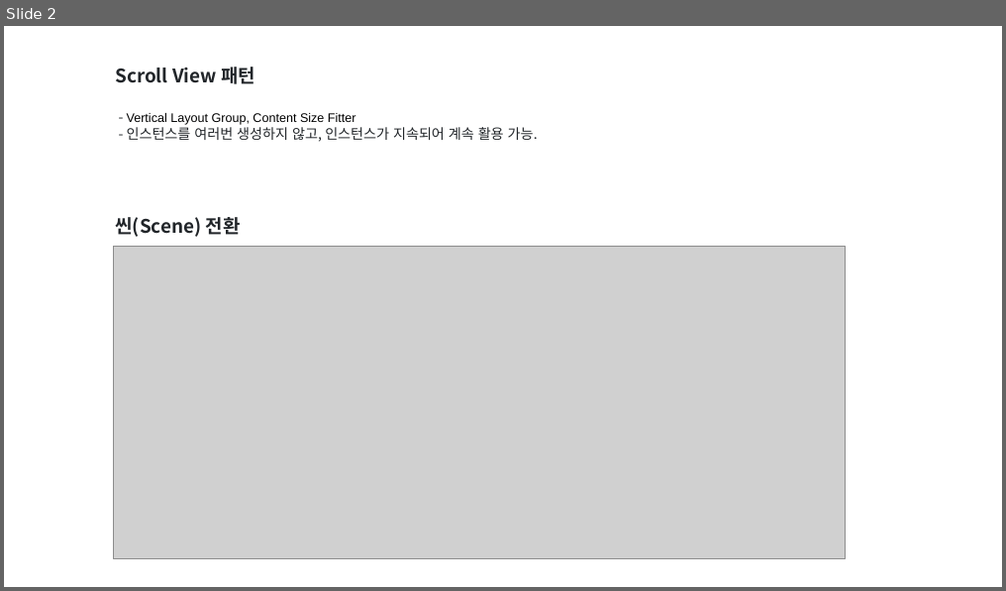
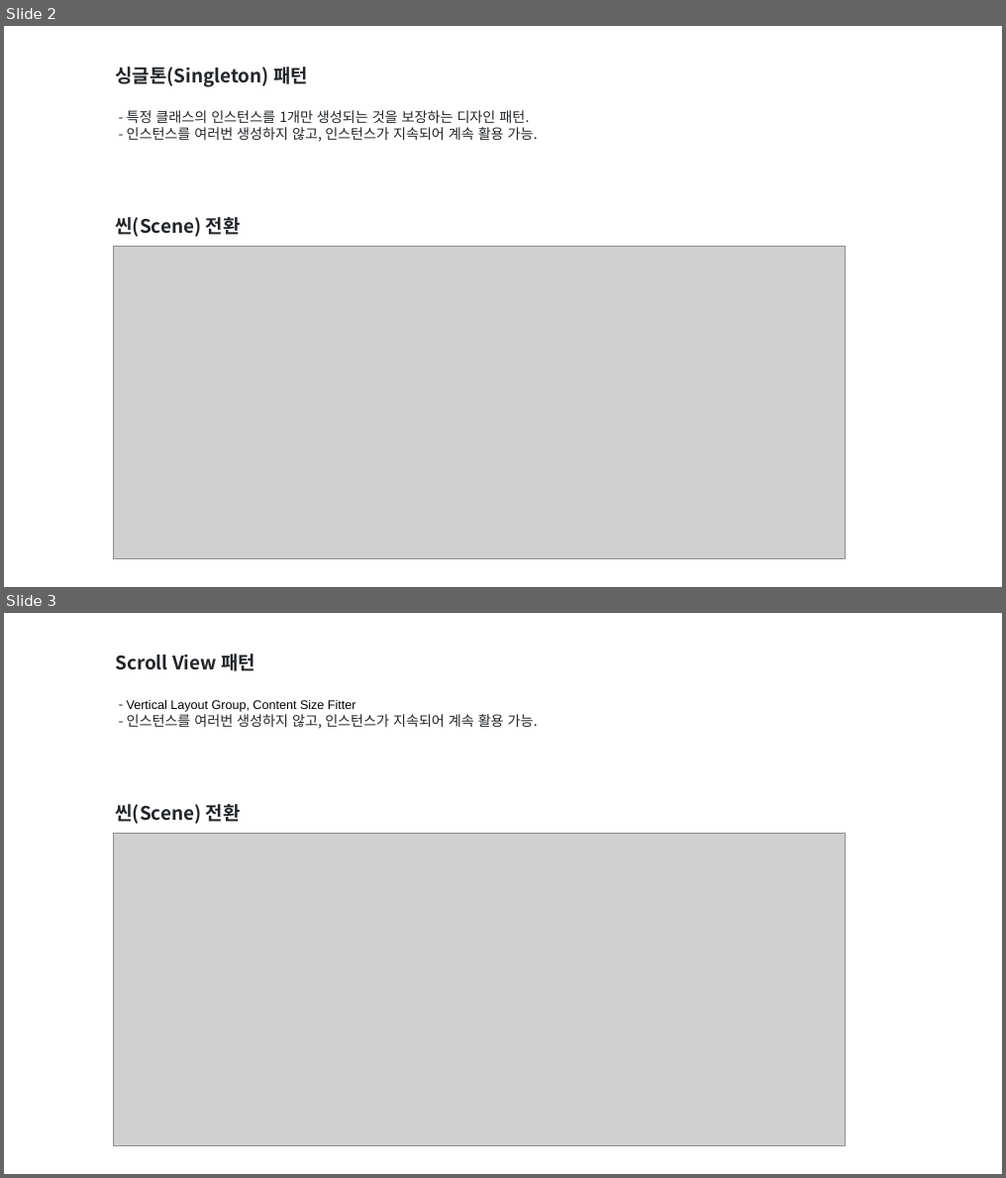
Before and after one commit to SangGyu-Lim/2025_study_lecture, a slide deck: client/lecture/2주차.pptx. Shown one above the other, each under a label of ours: slide 2 before the commit, slides 2 and 3 after it. The pictures are 1006x591 and 1006x1178 pixels, drawn with LibreOffice and Linux fonts; fonts in the diff are those of the drawing; grey boxes stand for pictures. Boxes give left, top, right and bottom in pixels: in the first picture for what was removed or moved away, otherwise in the second. Text is boxed around its words. In the diff, an @@ line names an element or a change of style, - is before the commit and + after.

```diff
--- a/client/lecture/2주차.pptx
+++ b/client/lecture/2주차.pptx
@@ slide 2 added at bbox=[4, 26, 1002, 587], background #FFFFFF @@
@@ rectangle added at bbox=[108, 60, 717, 192], outline #FFFFFF 0 pt, 13.5 pt, text #212529 @@
+싱글톤(Singleton) 패턴
+- 특정 클래스의 인스턴스를 1개만 생성되는 것을 보장하는 디자인 패턴.
+- 인스턴스를 여러번 생성하지 않고, 인스턴스가 지속되어 계속 활용 가능.
@@ rectangle added at bbox=[108, 211, 717, 281], outline #FFFFFF 0 pt, 18 pt, text #212529, bold @@
+씬(Scene) 전환
@@ picture added at bbox=[114, 246, 846, 559] @@
@@ what was slide 2 is now slide 3 @@
```
Also in this commit, not shown: 1 slide changed.
